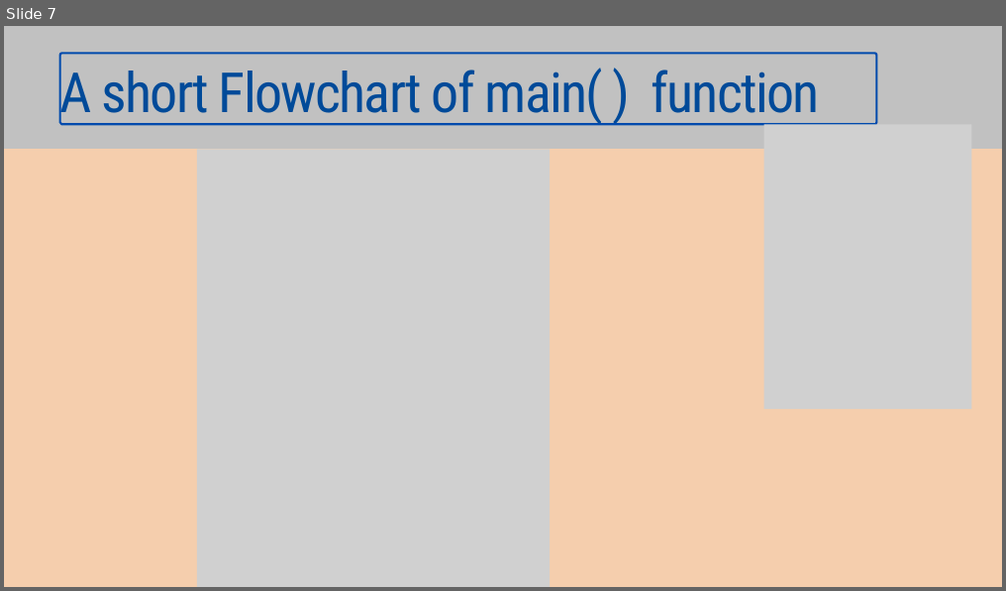
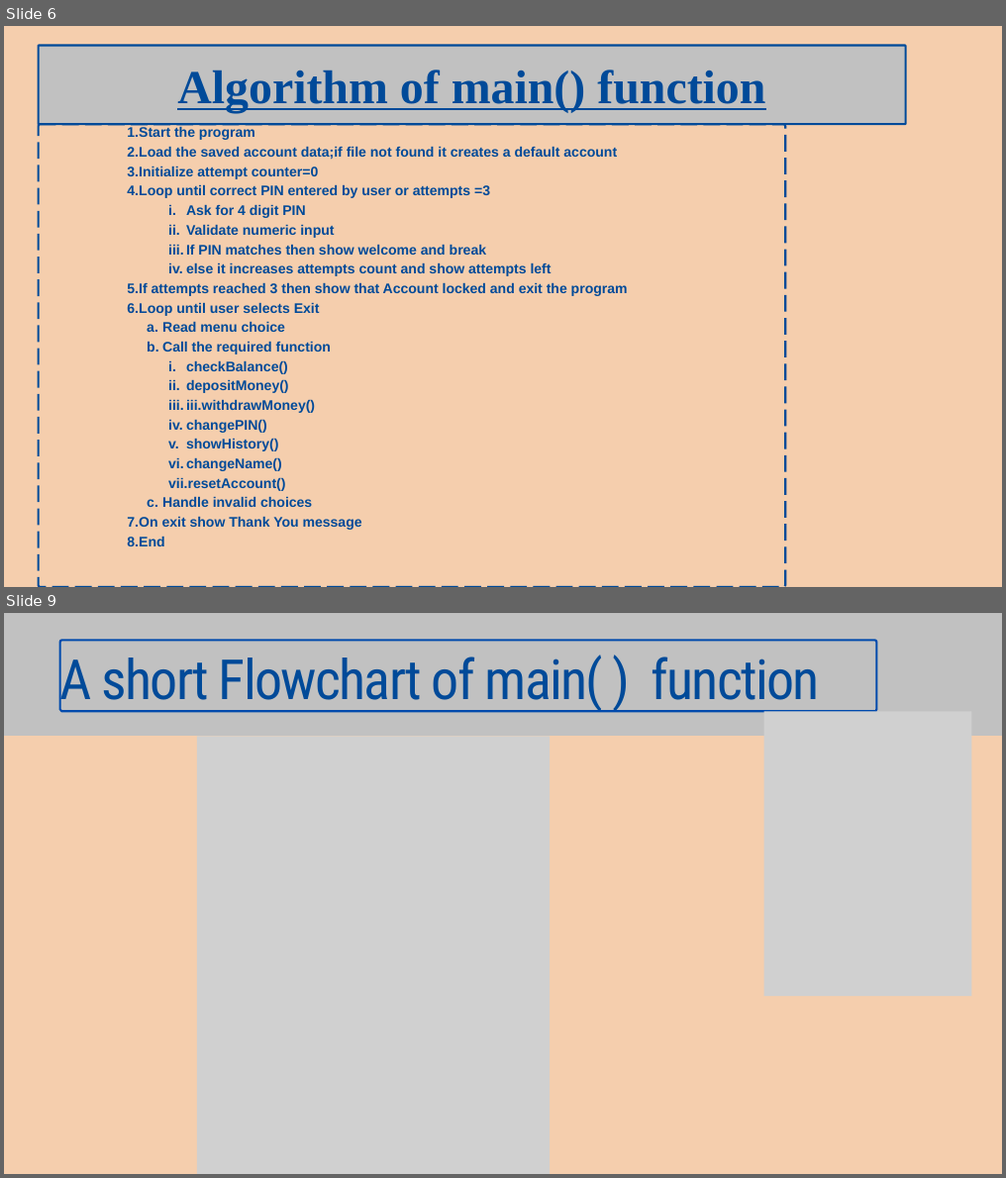
Before and after one commit to PrakharGoyal-coder/C_Project, a slide deck: Presentation-C prog ATM Simulator Project_Prakhar Goyal.pptx. Shown one above the other, each under a label of ours: slide 7 before the commit, slides 6 and 9 after it; the slides between them are not shown. The pictures are 1006x591 and 1006x1178 pixels, drawn with LibreOffice and Linux fonts; fonts in the diff are those of the drawing; grey boxes stand for pictures. Boxes give left, top, right and bottom in pixels: in the first picture for what was removed or moved away, otherwise in the second. Text is boxed around its words. In the diff, an @@ line names an element or a change of style, - is before the commit and + after.

```diff
--- a/Presentation-C prog ATM Simulator Project_Prakhar Goyal.pptx
+++ b/Presentation-C prog ATM Simulator Project_Prakhar Goyal.pptx
@@ slide 6 added at (x1=4, y1=26, x2=1002, y2=587), background #F5CEAD @@
@@ freeform shape added at (x1=39, y1=46, x2=906, y2=124), fill #C1C1C1, outline #004A99 3 pt @@
@@ text added at (x1=177, y1=70, x2=765, y2=113), 68.4 pt, text #004A99, bold, underline @@
+Algorithm of main() function
@@ freeform shape added at (x1=39, y1=124, x2=785, y2=587), outline #004A99 3 pt dashed @@
@@ text added at (x1=127, y1=126, x2=628, y2=547), 20.1 pt, text #004A99, bold @@
+  1. Start the program
+  2. Load the saved account data;if file not found it creates a default account
+  3. Initialize attempt counter=0
+  4. Loop until correct PIN entered by user or attempts =3
+      i. Ask for 4 digit PIN
+      ii. Validate numeric input
+      iii. If PIN matches then show welcome and break
+      iv. else it increases attempts count and show attempts left
+  5. If attempts reached 3 then show that Account locked and exit the program
+  6. Loop until user selects Exit
+    a. Read menu choice
+    b. Call the required function
+      i. checkBalance()
+      ii. depositMoney()
+      iii. iii.withdrawMoney()
+      iv. changePIN()
+      v. showHistory()
+      vi. changeName()
+      vii. resetAccount()
+    c. Handle invalid choices
+  7. On exit show Thank You message
+  8. End
@@ what was slide 7 is now slide 9 @@
```
Also in this commit, not shown: 5 slides changed, 4 other slides added.
